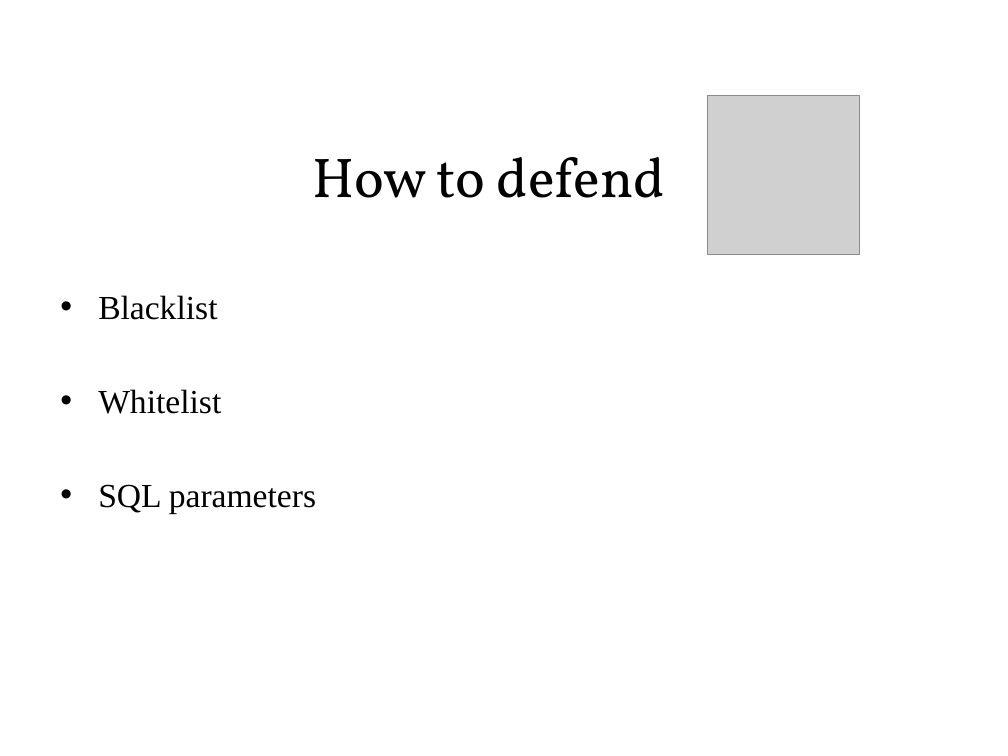
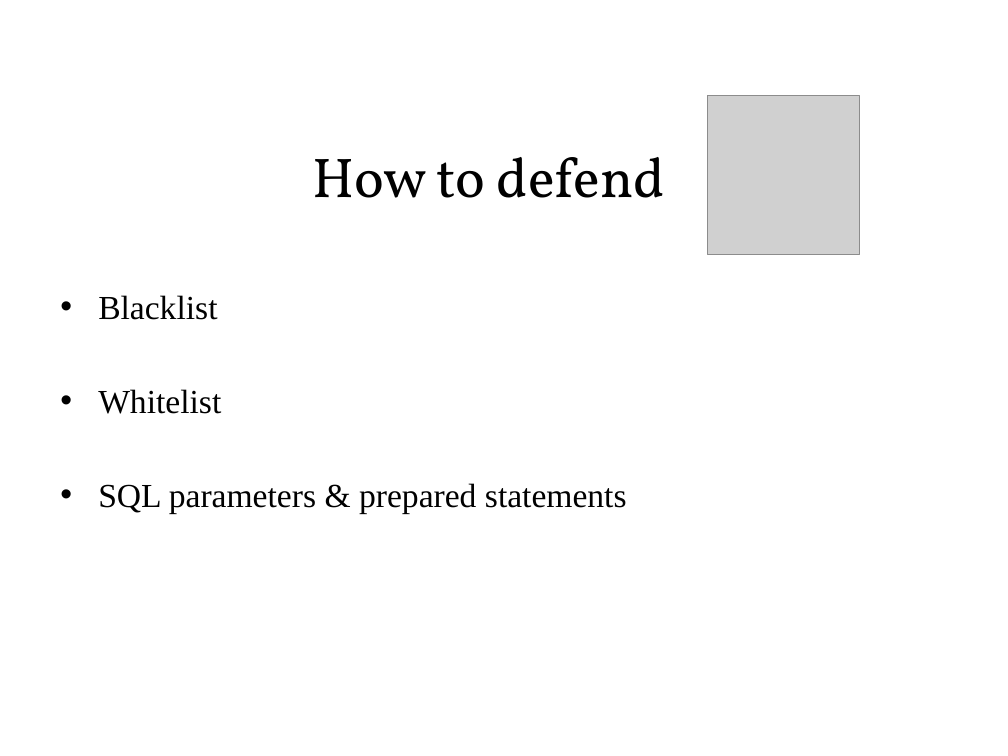
Before and after one commit to sonvq-qsoftvn/sqlinjection, a slide deck: slide 8 of QSoftVietnam_SlideTemplate2014- Sonvq.pptx. Drawn at 1008x756 pixels with LibreOffice and Linux fonts; fonts in the diff are those of the drawing; grey boxes stand for pictures; background and template pictures are left out. Boxes give left, top, right and bottom in pixels: in the first picture for what was removed or moved away, otherwise in the second. Text is boxed around its words. In the diff, an @@ line names an element or a change of style, - is before the commit and + after.

```diff
--- a/QSoftVietnam_SlideTemplate2014- Sonvq.pptx
+++ b/QSoftVietnam_SlideTemplate2014- Sonvq.pptx
@@ text at <box>98,483,627,514</box>: text changed @@
-• SQL parameters
+• SQL parameters & prepared statements
```
Also in this commit, not shown: 1 other slide changed, 1 slide added.
